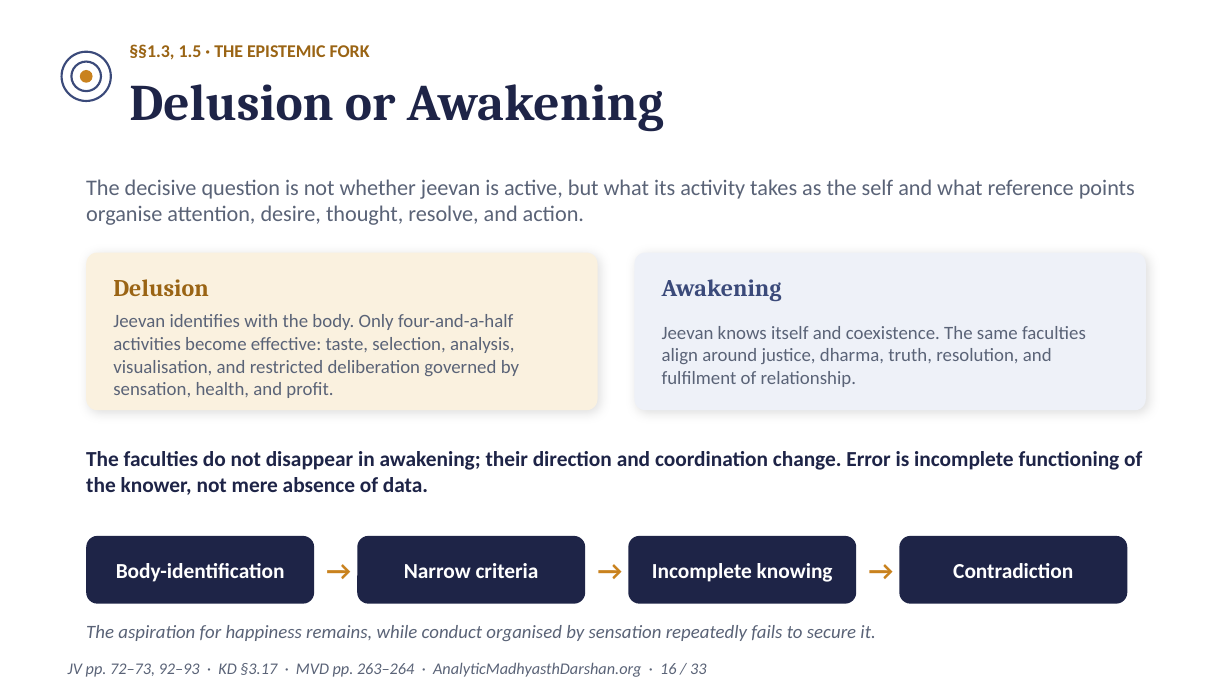
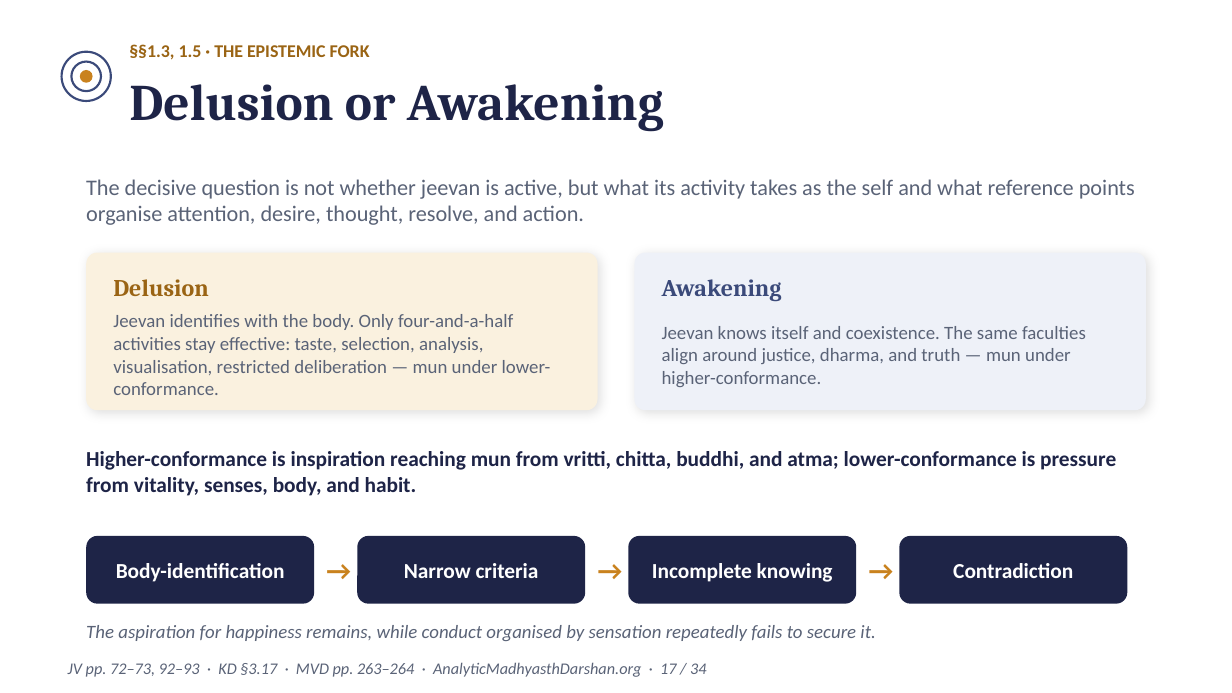
Before and after one commit to raghavamohan/AnalyticMadhyasthDarshan, a slide deck: slide 17 of Studies/The-Epistemology-of-Coexistence/The-Epistemology-of-Coexistence-Madhyasth-Darshan.pptx (slide 16 before the commit). Drawn at 1232x693 pixels with LibreOffice and Linux fonts; fonts in the diff are those of the drawing. Boxes give left, top, right and bottom in pixels: in the first picture for what was removed or moved away, otherwise in the second. Text is boxed around its words. In the diff, an @@ line names an element or a change of style, - is before the commit and + after.

```diff
--- a/Studies/The-Epistemology-of-Coexistence/The-Epistemology-of-Coexistence-Madhyasth-Darshan.pptx
+++ b/Studies/The-Epistemology-of-Coexistence/The-Epistemology-of-Coexistence-Madhyasth-Darshan.pptx
@@ text at <box>113,314,551,395</box>: text changed @@
-Jeevan identifies with the body. Only four-and-a-half activities become effective: taste, selection, analysis, visualisation, and restricted deliberation governed by sensation, health, and profit.
+Jeevan identifies with the body. Only four-and-a-half activities stay effective: taste, selection, analysis, visualisation, restricted deliberation — mun under lower-conformance.
@@ text at <box>662,326,1086,387</box>: text changed @@
-Jeevan knows itself and coexistence. The same faculties align around justice, dharma, truth, resolution, and fulfilment of relationship.
+Jeevan knows itself and coexistence. The same faculties align around justice, dharma, and truth — mun under higher-conformance.
@@ text at <box>86,451,1116,496</box>: text changed @@
-The faculties do not disappear in awakening; their direction and coordination change. Error is incomplete functioning of the knower, not mere absence of data.
+Higher-conformance is inspiration reaching mun from vritti, chitta, buddhi, and atma; lower-conformance is pressure from vitality, senses, body, and habit.
@@ text at <box>68,662,706,677</box>: text changed @@
-JV pp. 72–73, 92–93 · KD §3.17 · MVD pp. 263–264 · AnalyticMadhyasthDarshan.org · 16 / 33
+JV pp. 72–73, 92–93 · KD §3.17 · MVD pp. 263–264 · AnalyticMadhyasthDarshan.org · 17 / 34
```
Also in this commit, not shown: 32 other slides changed, 1 slide added.
